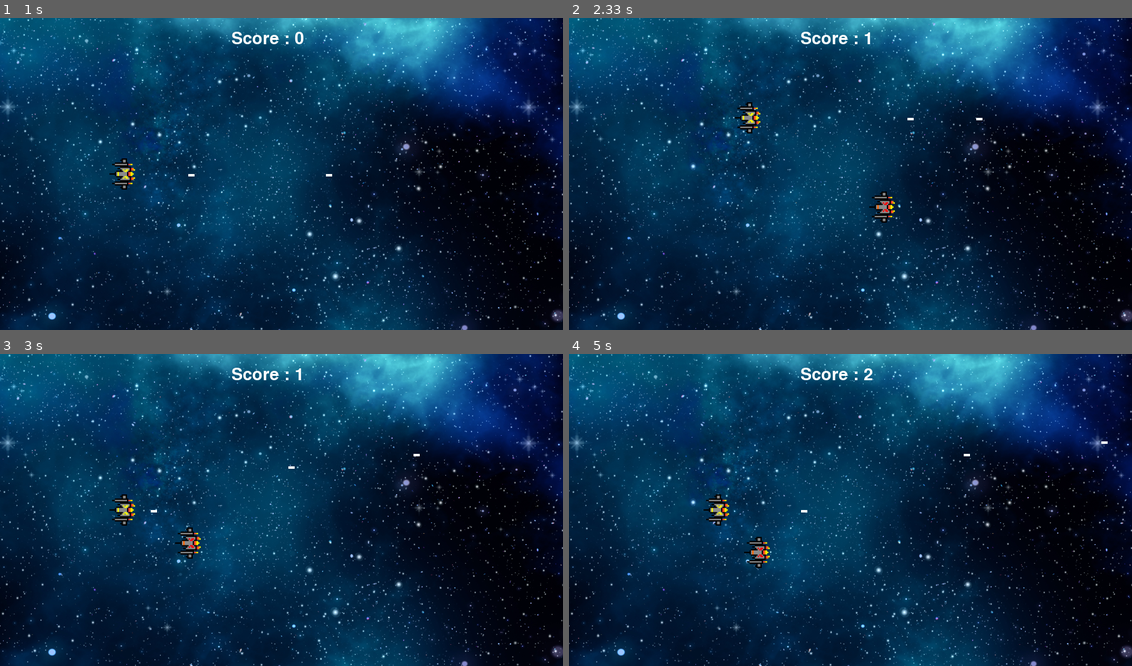
Above: before the commit, frames 1-4 (two rows, left to right).
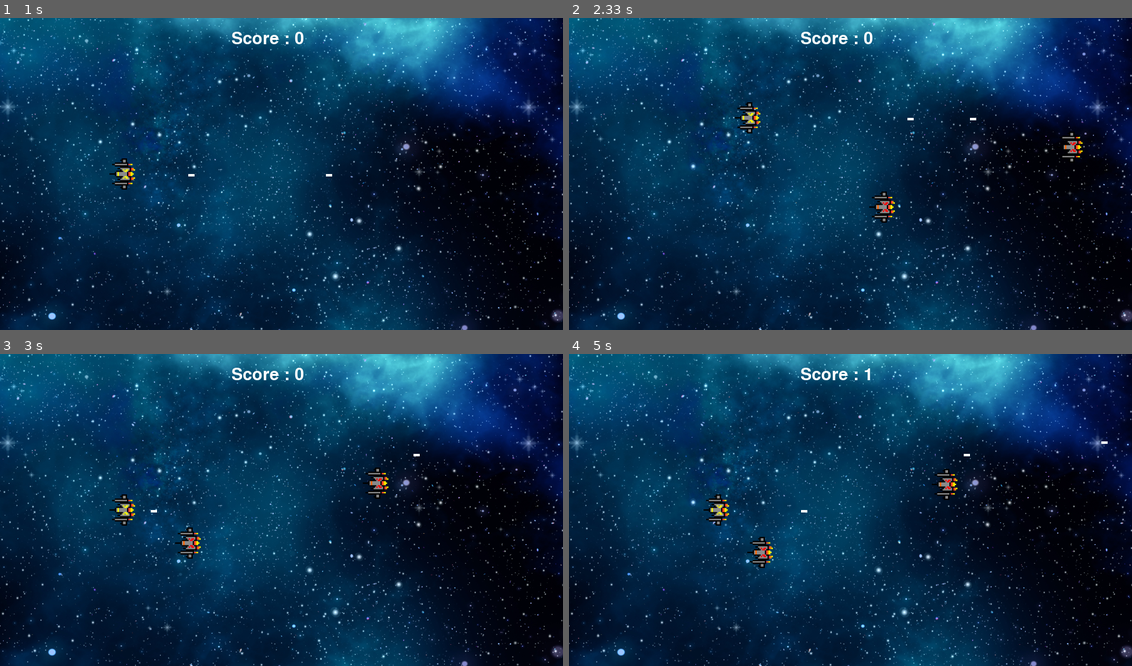
Above: after the commit, the same moments.

Repository: AmdaaRaijen/pygame-space-guardian
Game: pygame game, started from main.py
The game is run twice, just before and just after one commit, with the same random seed, the same clock (stepped at 60 frames per second) and the same inputs.
Inputs:
- Up to frame 1 (1 s): tap Space at 0.33, 0.73 s; hold D from 0.67 s (still down)
- Up to frame 2 (2.33 s): tap Space at 1.03, 1.23, 1.57, 1.87, 2.07 s; release D at 1.13 s; hold W 1.17-1.47 s; hold D 1.5-1.97 s; hold A from 2 s (still down)
- Up to frame 3 (3 s): tap Space at 2.37, 2.63, 2.97 s; release A at 2.53 s; hold S 2.57-2.87 s; hold A from 2.9 s (still down)
- Up to frame 4 (5 s): tap Space at 3.27, 3.4, 3.8, 4.1, 4.47, 4.87 s; release A at 3.3 s; hold W 3.33-3.7 s; hold D 3.73-4.37 s; hold S 4.4-4.77 s; hold A from 4.8 s (still down)

Frame 1 is identical in both runs. In frame 2, 0.2% of the frame differs, in the area x 52-92%, y 4-46%; in frame 3, 0.3%; in frame 4, 0.5%, in the area x 31-69%, y 4-69%.

Commit message:
Update main.py
Removing print command. 
Nerfing bullets burst from 4 => 3.

Diff:
--- a/main.py
+++ b/main.py
@@ -54,7 +54,7 @@
         for musuh_rect in musuh_list:
             for bullet in bullets:
                 if musuh_rect.colliderect(bullet):
-                    print('hit')
+                    # print('hit')
                     Player_bullet.remove(bullet)
                     musuh_list.remove(musuh_rect)
                     pygame.event.post(pygame.event.Event(HIT))
@@ -75,7 +75,7 @@
         # pygame.draw.rect(WIN, 'white', bullet)
         bullet.x += 10
         if musuh_rect.colliderect(bullet):
-            print('hit')
+            # print('hit')
             # pygame.event.post(pygame.event.Event(RED_HIT))
             Player_bullet.remove(bullet)
 
@@ -103,12 +103,12 @@
                 pygame.quit()
             if event.type == musuh_timer:
                 Musuh_list.append(lawan.get_rect(center = (900, (random.randrange(50, 450)))))
-                print(Musuh_list)
+                # print(Musuh_list)
             if event.type == pygame.KEYDOWN:
-                if event.key == pygame.K_SPACE and len(Player_bullet) < 4:
+                if event.key == pygame.K_SPACE and len(Player_bullet) < 3:
                     bullet = pygame.Rect(player_rect.midright[0], player_rect.midright[1], 10, 4)
                     Player_bullet.append(bullet)
-                    print(player_rect.midright)
+                    # print(player_rect.midright)
             if event.type == HIT:
                 score_counter += 1
 
